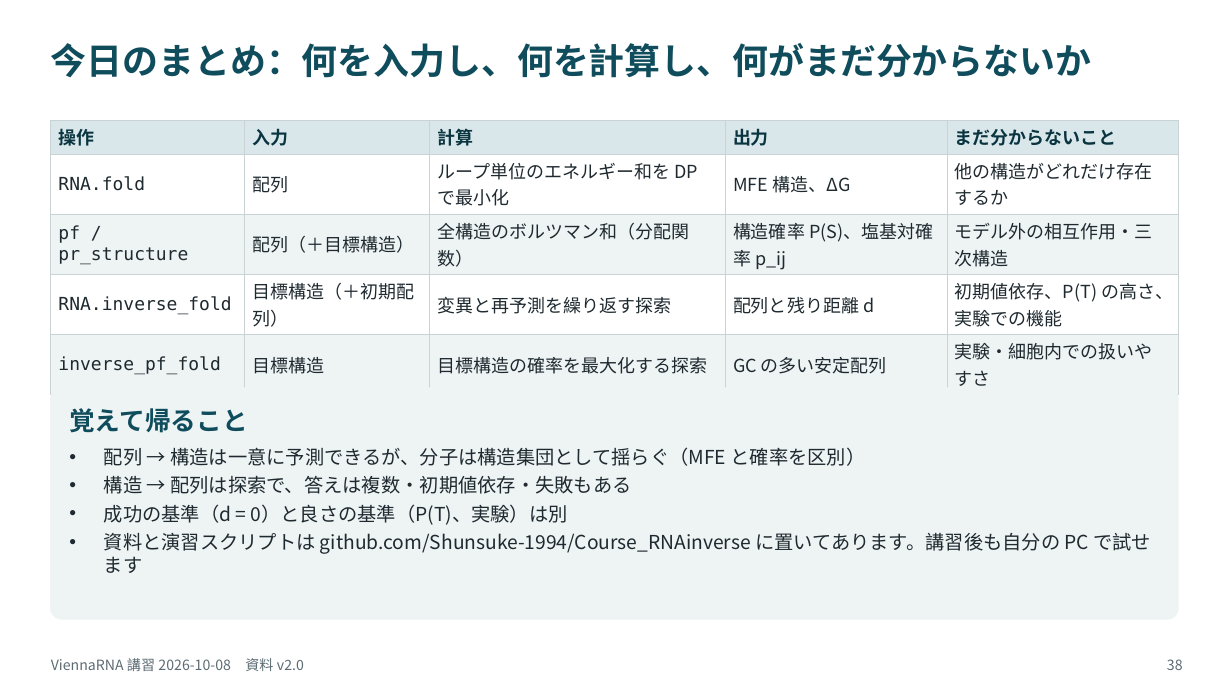
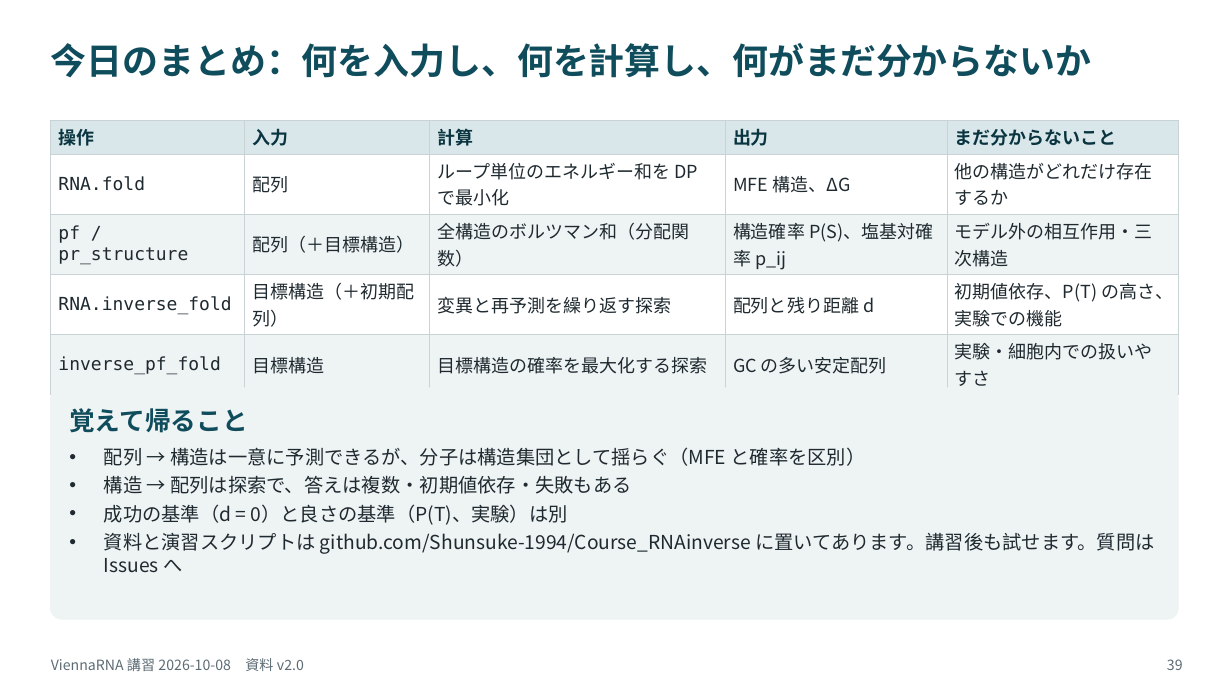
Before and after one commit to Shunsuke-1994/Course_RNAinverse, a slide deck: slide 39 of ViennaRNA_講習_v2.0.pptx (slide 38 before the commit). Drawn at 1232x693 pixels with LibreOffice and Linux fonts; fonts in the diff are those of the drawing. Boxes give left, top, right and bottom in pixels: in the first picture for what was removed or moved away, otherwise in the second. Text is boxed around its words. In the diff, an @@ line names an element or a change of style, - is before the commit and + after.

```diff
--- a/ViennaRNA_講習_v2.0.pptx
+++ b/ViennaRNA_講習_v2.0.pptx
@@ text at (x1=104, y1=533, x2=1154, y2=573): text changed @@
-• 資料と演習スクリプトは github.com/Shunsuke-1994/Course_RNAinverse に置いてあります。講習後も自分の PC で試せます
+• 資料と演習スクリプトは github.com/Shunsuke-1994/Course_RNAinverse に置いてあります。講習後も試せます。質問は Issues へ
```
Also in this commit, not shown: 43 other slides changed, 1 slide added, 10 other files.
